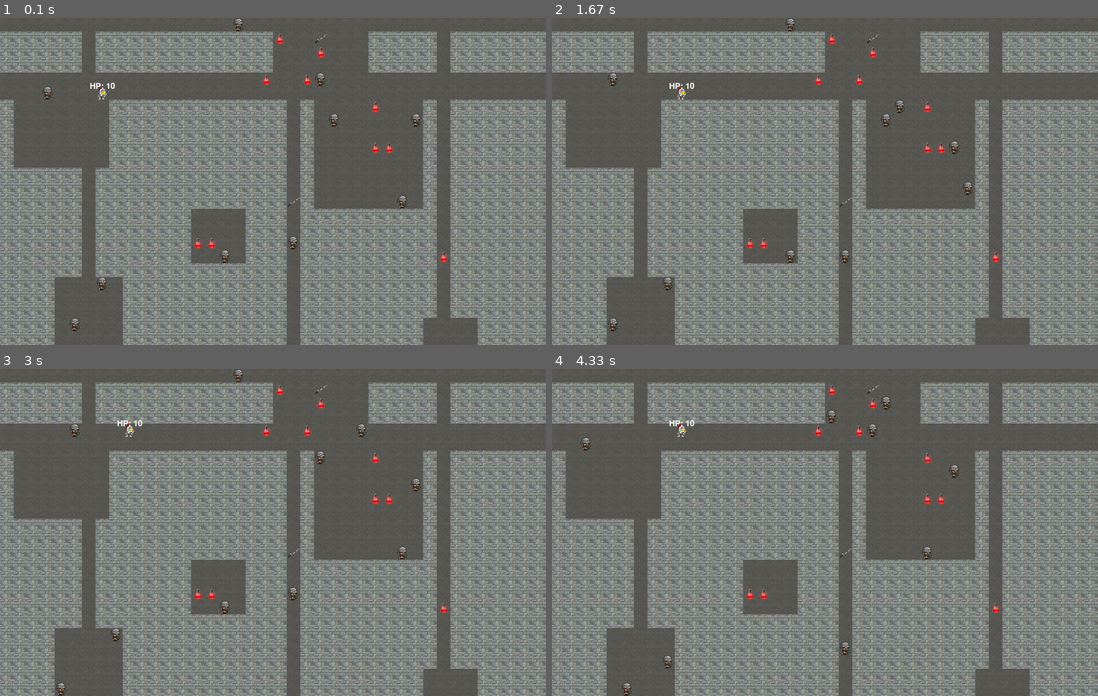
Above: before the commit, frames 1-4 (two rows, left to right).
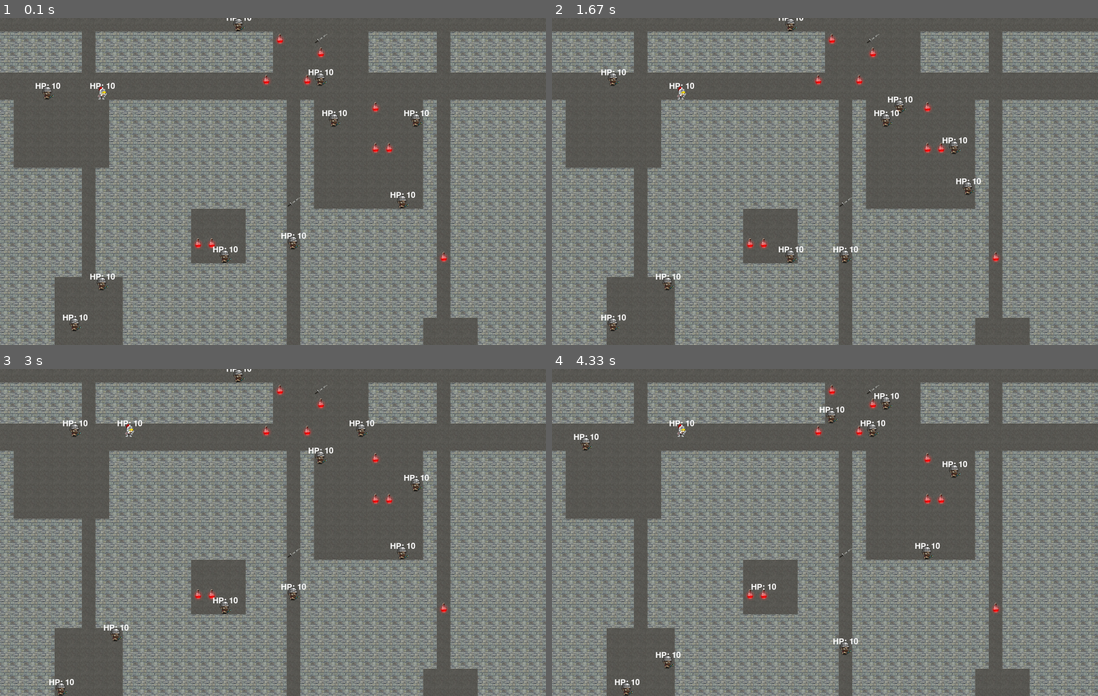
Above: after the commit, the same moments.

Repository: Ashatanka/ROGALIQUE
Game: pygame game, started from rogalique_pygame.py
The game is run twice, just before and just after one commit, with the same random seed, the same clock (stepped at 60 frames per second) and the same inputs.
Inputs:
- Up to frame 1 (0.1 s): no input
- Up to frame 2 (1.67 s): hold Space 0.33-0.8 s; hold Right 0.33-0.8 s; tap Space at 0.83 s; hold Right 1.17-1.63 s
- Up to frame 3 (3 s): hold Up 1.67-1.97 s; hold Right 2-2.47 s; hold Left from 2.5 s (still down)
- Up to frame 4 (4.33 s): release Left at 3.03 s; hold Down 3.07-3.37 s; hold Left 3.4-3.8 s; tap Space at 3.47, 3.77, 3.9, 4.3 s; hold Up 3.83-4.2 s; hold Right from 4.23 s (still down)

The runs differ from the first frame. In frame 1, 0.4% of the frame differs, in the area x 6-79%, y 0-93%; in frame 2, 0.4%; in frame 3, 0.4%; in frame 4, 0.5%, in the area x 4-77%, y 7-97%.

Commit message:
hero kills enemies

Diff:
--- a/level.py
+++ b/level.py
@@ -130,6 +130,7 @@
         self.rect = self.image.get_rect(topleft = pos)
         self.pos = pos
         self.hp = 10
+        self.strength = 1
 
     def move(self, dx, dy, level):
         new_pos = (self.pos[0] + dx * tilesize, self.pos[1] + dy * tilesize)
@@ -151,12 +152,22 @@
                     self.hp += 1
                     item.kill()
                 elif item.tiletype == 'sword' and item.rect.colliderect(new_rect):
-                    # ....
+                    self.strength += 1
                     item.kill()
 
             # Если нет стены на пути, обновляем позицию игрока
             self.pos = new_pos
             self.rect = new_rect
+
+    def attack(self, level):
+        for enemy in level.enemies:
+            enemy_x, enemy_y = enemy.rect.topleft
+            if (enemy_x - self.pos[0] in [-tilesize, tilesize] and enemy_y == self.pos[1]) or \
+                        (enemy_y - self.pos[1] in [-tilesize, tilesize] and enemy_x == self.pos[0]):
+                enemy.hp -= self.strength
+                if enemy.hp <= 0:
+                    enemy.kill()
+        return
 
 class Enemy(pygame.sprite.Sprite):
     def __init__(self, pos, size):
@@ -235,7 +246,16 @@
                     poison_sprite = Item((x, y), tilesize, cell)
                     self.items.add(poison_sprite)
 
-    def draw_health(self, player):
+    def draw_health(self, player, enemies):
+        for enemy in self.enemies:
+            # Создаем текстовый объект, отображающий здоровье игрока
+            health_text = self.font.render(f'HP: {enemy.hp}', True, (255, 255, 255))
+            # Получаем прямоугольник, ограничивающий текстовый объект
+            text_rect = health_text.get_rect()
+            # Помещаем прямоугольник над игроком
+            text_rect.center = (enemy.rect.centerx, enemy.rect.centery - 20)
+            # Отображаем текстовый объект на экране
+            self.display_surface.blit(health_text, text_rect)
         # Создаем текстовый объект, отображающий здоровье игрока
         health_text = self.font.render(f'HP: {player.hp}', True, (255, 255, 255))
         # Получаем прямоугольник, ограничивающий текстовый объект
@@ -255,4 +275,4 @@
         self.player.draw(self.display_surface)
         self.enemies.draw(self.display_surface)
         self.items.draw(self.display_surface)
-        self.draw_health(self.player.sprite)
+        self.draw_health(self.player.sprite, self.enemies.sprites)
--- a/rogalique_pygame.py
+++ b/rogalique_pygame.py
@@ -26,6 +26,8 @@
                     level.player.sprite.move(0, -1, level)  # Передвижение игрока вверх
                 elif event.key == pygame.K_DOWN:
                     level.player.sprite.move(0, 1, level)  # Передвижение игрока вниз
+                elif event.key == pygame.K_SPACE:
+                    level.player.sprite.attack(level)
                 # Двигаем врагов после хода игрока
                 for enemy in level.enemies:
                     enemy.move(level)
